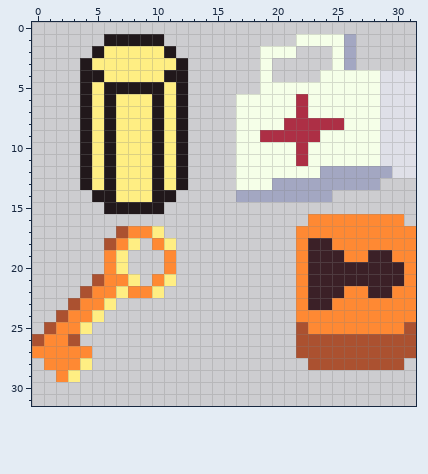
Edited in one commit: pixel-art file (Concept/propts.aseprite). This is how it looked before the edit.
32x32 pixels, 1 frame.
After the commit:
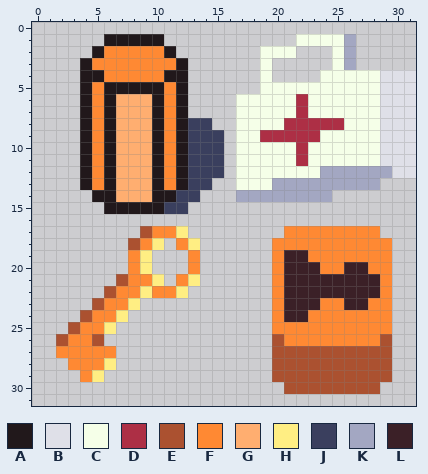
Palette (. is transparent): A #21181b  B #dfe0e8  C #f5ffe8  D #ad2f45  E #ab5130  F #ff8933  G #ffae70  H #ffee83  J #3a3f5e  K #a3a7c2  L #3b2027
What changed:
y 2: x 6..10 HHHHH -> FFFFF
y 3: x 5..11 HHHHHHH -> FFFFFFF
y 4: x 6..10 HHHHH -> FFFFF
y 5: x 5 H -> F; x 11 H -> F
y 6..7: x 5 H -> F; x 7..9 HHH -> GGG; x 11 H -> F
y 8: x 5 H -> F; x 7..9 HHH -> GGG; x 11 H -> F; x 13..14 .. -> JJ
y 9..12: x 5 H -> F; x 7..9 HHH -> GGG; x 11 H -> F; x 13..15 ... -> JJJ
y 13: x 5 H -> F; x 7..9 HHH -> GGG; x 11 H -> F; x 13..14 .. -> JJ
y 14: x 7..9 HHH -> GGG; x 12..13 .. -> JJ
y 15: x 11..12 .. -> JJ
y 16: x 23..30 FFFFFFFF -> ........
y 17: x 7..12 EFFH.. -> ..EFFH; x 21 . -> F; x 29..31 FFF -> ...
y 18: x 6..13 EFH.FH.. -> ..EFH.FH; x 20..21 .. -> FF; x 23..24 LL -> FF; x 30..31 FF -> ..
y 19: x 6..9 FH.. -> ..FH; x 11 F -> .; x 13 . -> F; x 20..25 ..FLLL -> FLLFFF; x 28..31 LLFF -> FF..
y 20: x 6..9 FH.. -> ..FH; x 11 F -> .; x 13 . -> F; x 20..22 ..F -> FLL; x 24..25 LL -> FF; x 28..31 LLLF -> FF..
y 21: x 5..13 EFFH.FH.. -> ..EFFH.FH; x 20..22 ..F -> FLL; x 29..31 LLF -> F..
y 22: x 4..7 EFFH -> ..EF; x 9..12 FH.. -> HFFH; x 20..22 ..F -> FLL; x 26..27 FF -> LL; x 29..31 LFF -> F..
y 23: x 3..8 EFFH.. -> ..EFFH; x 20..22 ..F -> FLL; x 24 L -> F; x 26..27 FF -> LL; x 30..31 FF -> ..
y 24: x 2..7 EFFH.. -> ..EFFH; x 20..22 ..F -> FLL; x 30..31 FF -> ..
y 25: x 1..6 EFFH.. -> ..EFFH; x 20..22 ..E -> FFF; x 30..31 FE -> ..
y 26: x 0..5 EFFE.. -> ..EFFE; x 20..28 ..EEEEEEE -> EFFFFFFFF; x 30..31 EE -> ..
y 27: x 0..1 FF -> ..; x 5..6 .. -> FF; x 20..21 .. -> EE; x 30..31 EE -> ..
y 28: x 1..2 FF -> ..; x 4..6 H.. -> FFH; x 20..22 ... -> EEE; x 30 E -> .
y 29: x 2..5 FH.. -> ..FH; x 20..29 .......... -> EEEEEEEEEE
y 30: x 21..28 ........ -> EEEEEEEE
